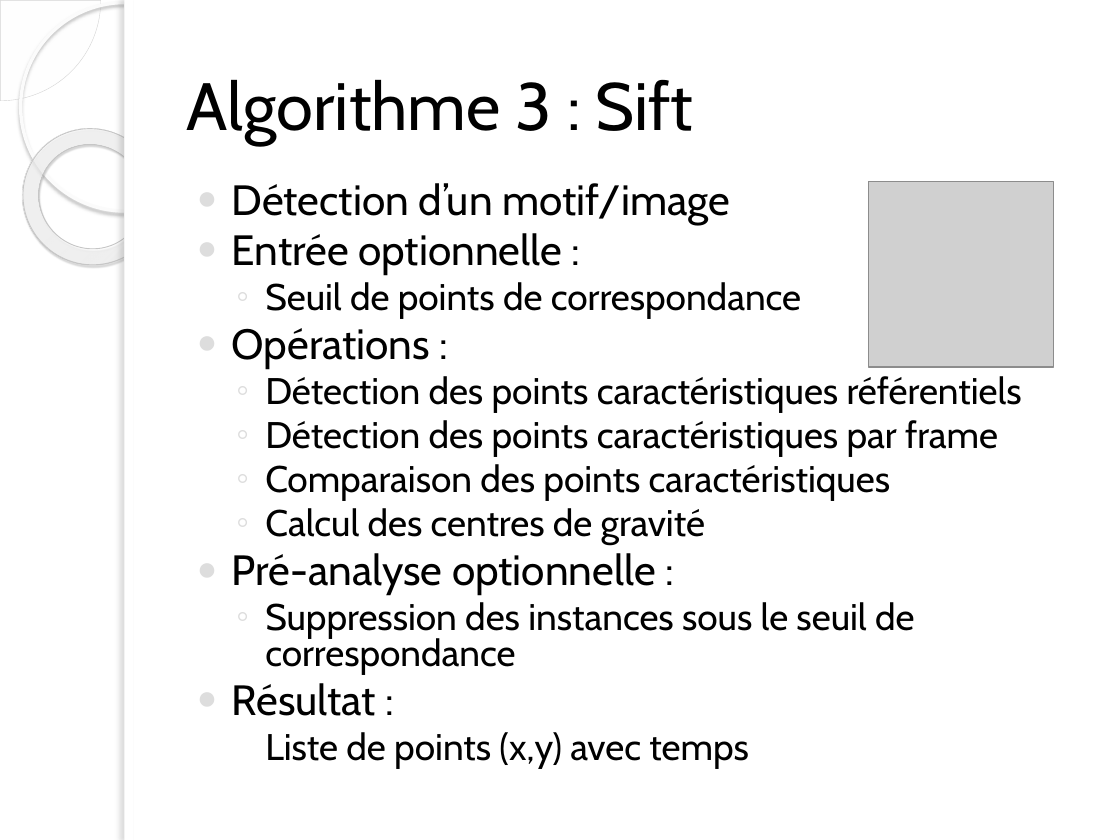
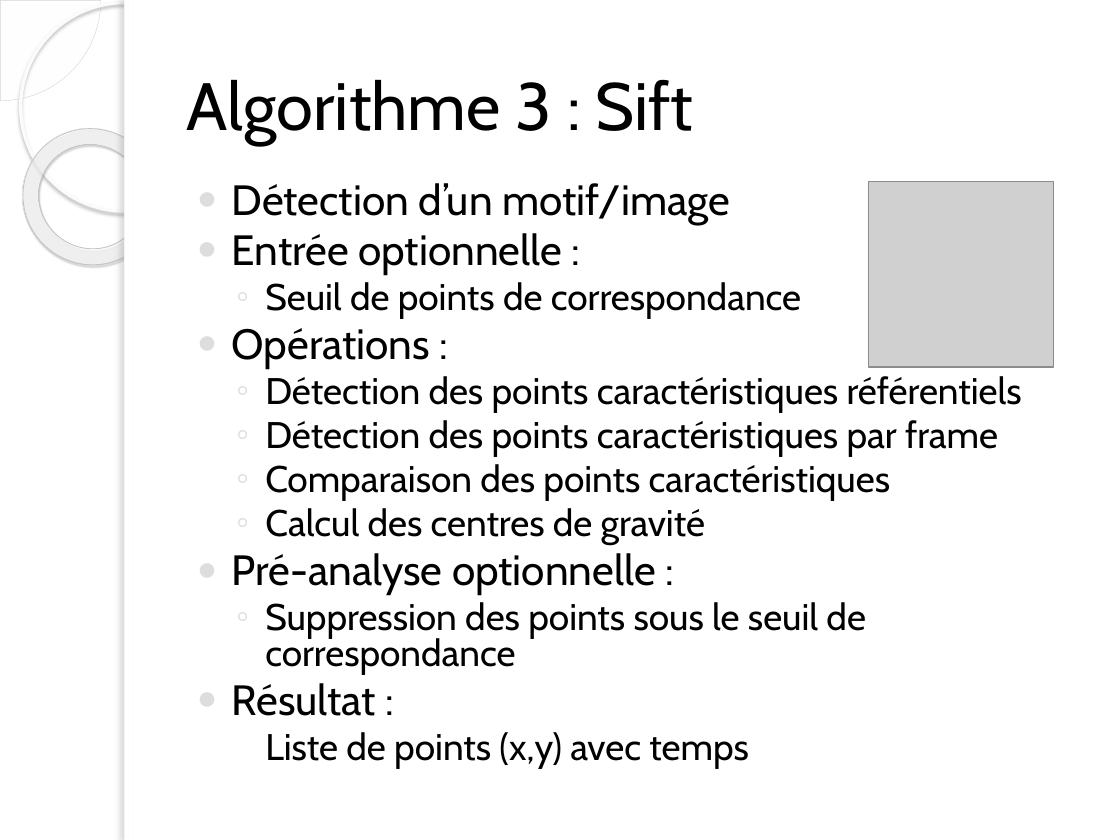
Before and after one commit to ChristopheBolinhas/Balancier, a slide deck: slide 9 of Présentation.pptx. Drawn at 1120x840 pixels with LibreOffice and Linux fonts; fonts in the diff are those of the drawing; grey boxes stand for pictures; background and template pictures are left out. Boxes give left, top, right and bottom in pixels: in the first picture for what was removed or moved away, otherwise in the second. Text is boxed around its words. In the diff, an @@ line names an element or a change of style, - is before the commit and + after.

```diff
--- a/Présentation.pptx
+++ b/Présentation.pptx
@@ text at box(265, 602, 866, 675): text changed @@
-  ◦ Suppression des instances sous le seuil de correspondance
+  ◦ Suppression des points sous le seuil de correspondance
```
Also in this commit, not shown: 11 other slides changed, 1 other file.
